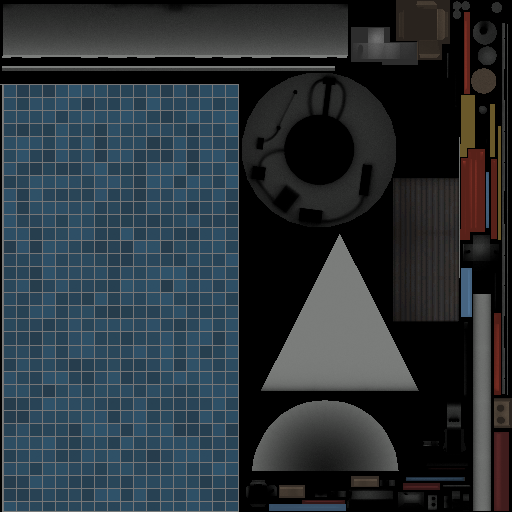
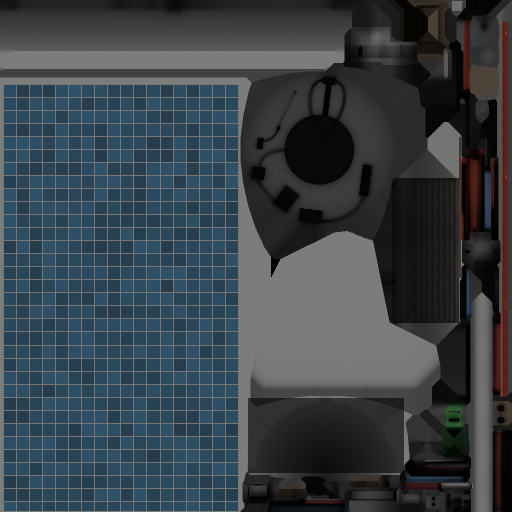
Layers edited between the first and the second 512px x 512px image:
added layer "Layer 86" (multiply) above "Layer 75" over (0, 0, 512, 512)
hid "Layer 75", painted on it over (0, 0, 512, 512)
removed layer "Layer 83" over (393, 178, 459, 322)
removed layer "Layer 81" over (0, 0, 512, 512)
added layer "Layer 85" over (0, 0, 512, 512)
